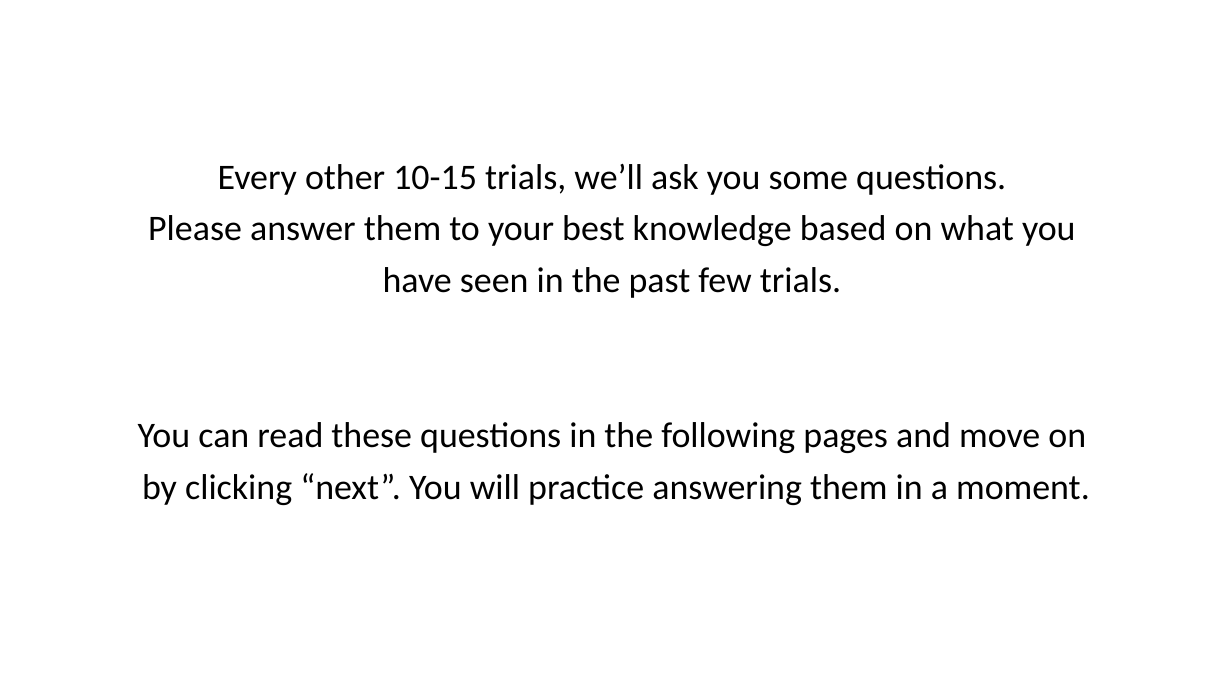
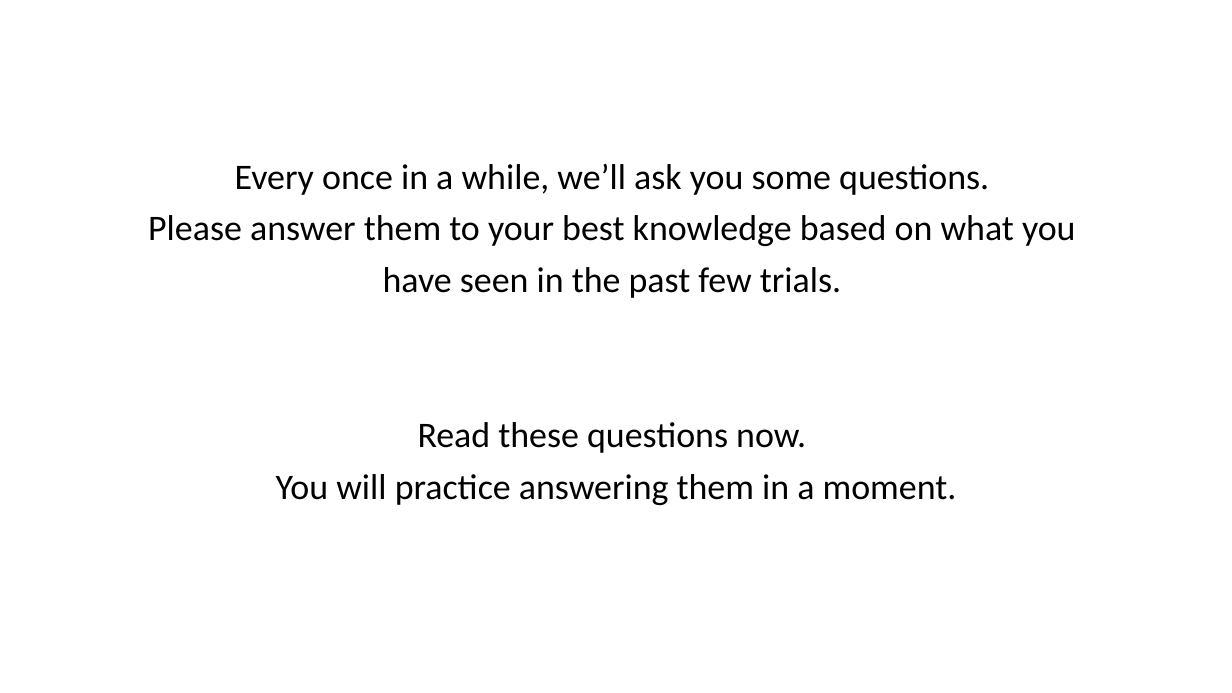
Before and after one commit to LillianXu2019/LUX-RL, a slide deck: slide 22 of images/task_instructions_lux.pptx. Drawn at 1232x693 pixels with LibreOffice and Linux fonts; fonts in the diff are those of the drawing. Boxes give left, top, right and bottom in pixels: in the first picture for what was removed or moved away, otherwise in the second. Text is boxed around its words. In the diff, an @@ line names an element or a change of style, - is before the commit and + after.

```diff
--- a/images/task_instructions_lux.pptx
+++ b/images/task_instructions_lux.pptx
@@ text at (x1=235, y1=163, x2=989, y2=195): text changed @@
-Every other 10-15 trials, we’ll ask you some questions.
+Every once in a while, we’ll ask you some questions.
@@ text at (x1=276, y1=422, x2=957, y2=505): text changed @@
-You can read these questions in the following pages and move on
-by clicking “next”. You will practice answering them in a moment.
+Read these questions now.
+You will practice answering them in a moment.
```
Also in this commit, not shown: 9 other slides changed, 14 slides added, 15 other files.
